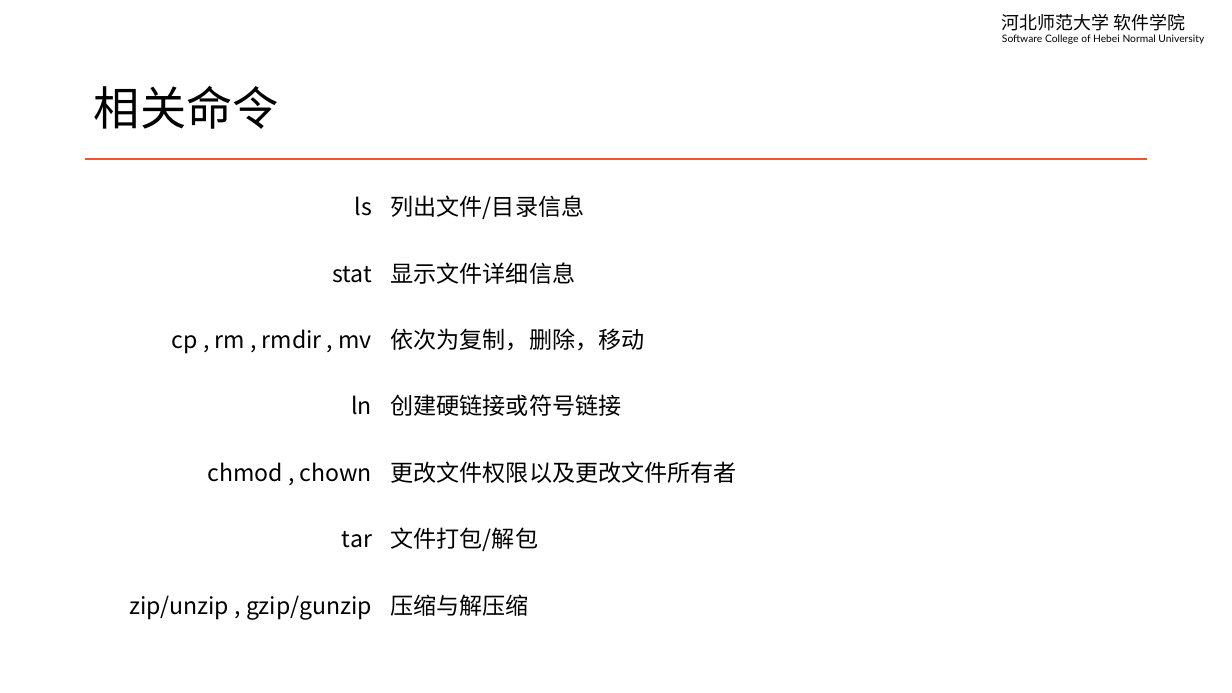
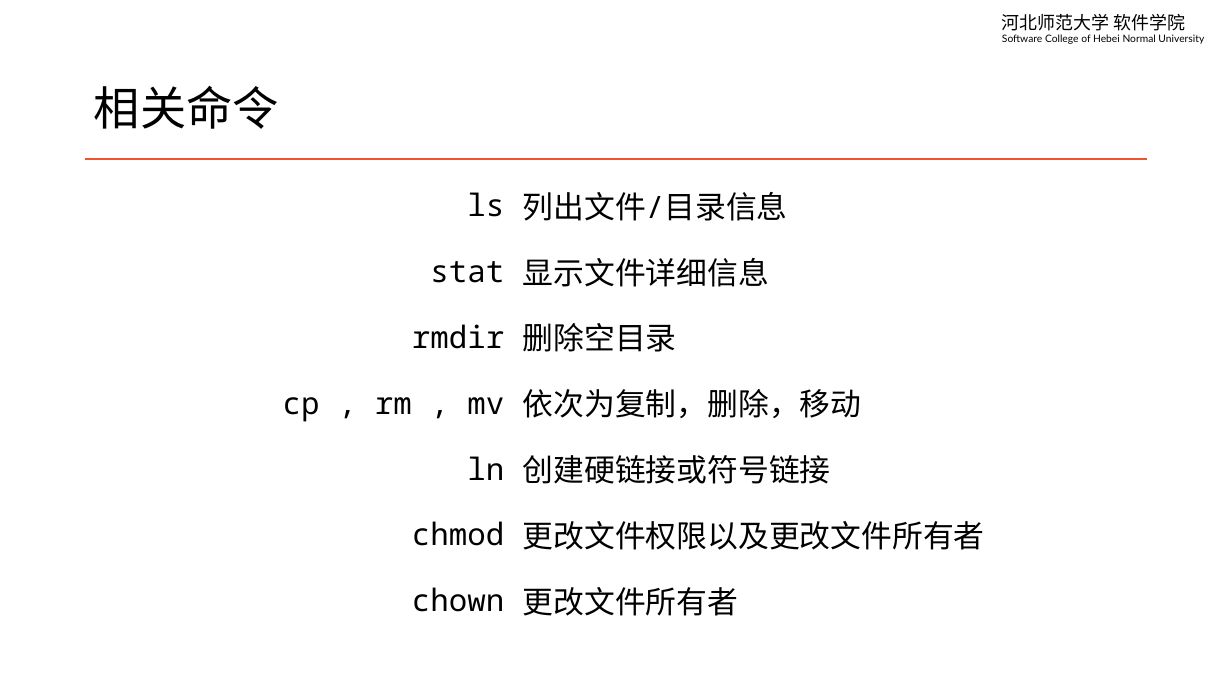
Before and after one commit to edu2act/course-linux-system, a slide deck: slide 5 of materials/slides/ch08-file-management.pptx (slide 4 before the commit). Drawn at 1232x693 pixels with LibreOffice and Linux fonts; fonts in the diff are those of the drawing. Boxes give left, top, right and bottom in pixels: in the first picture for what was removed or moved away, otherwise in the second. Text is boxed around its words. In the diff, an @@ line names an element or a change of style, - is before the commit and + after.

```diff
--- a/materials/slides/ch08-file-management.pptx
+++ b/materials/slides/ch08-file-management.pptx
@@ table at (x1=85, y1=172, x2=1148, y2=632) @@
-row 3: cp , rm , rmdir , mv | 依次为复制，删除，移动
+row 3: rmdir | 删除空目录
+row 4: cp , rm , mv | 依次为复制，删除，移动
-row 5: chmod , chown | 更改文件权限以及更改文件所有者
-row 6: tar | 文件打包/解包
-row 7: zip/unzip , gzip/gunzip | 压缩与解压缩
+row 6: chmod | 更改文件权限以及更改文件所有者
+row 7: chown | 更改文件所有者
@@ size 18 to 24 pt, font Noto Sans CJK SC to Noto Sans Mono in "ls", "列出文件/目录信息", "stat", "显示文件详细信息" @@
```
Also in this commit, not shown: 10 other slides changed, 2 slides added, 2 other files.
